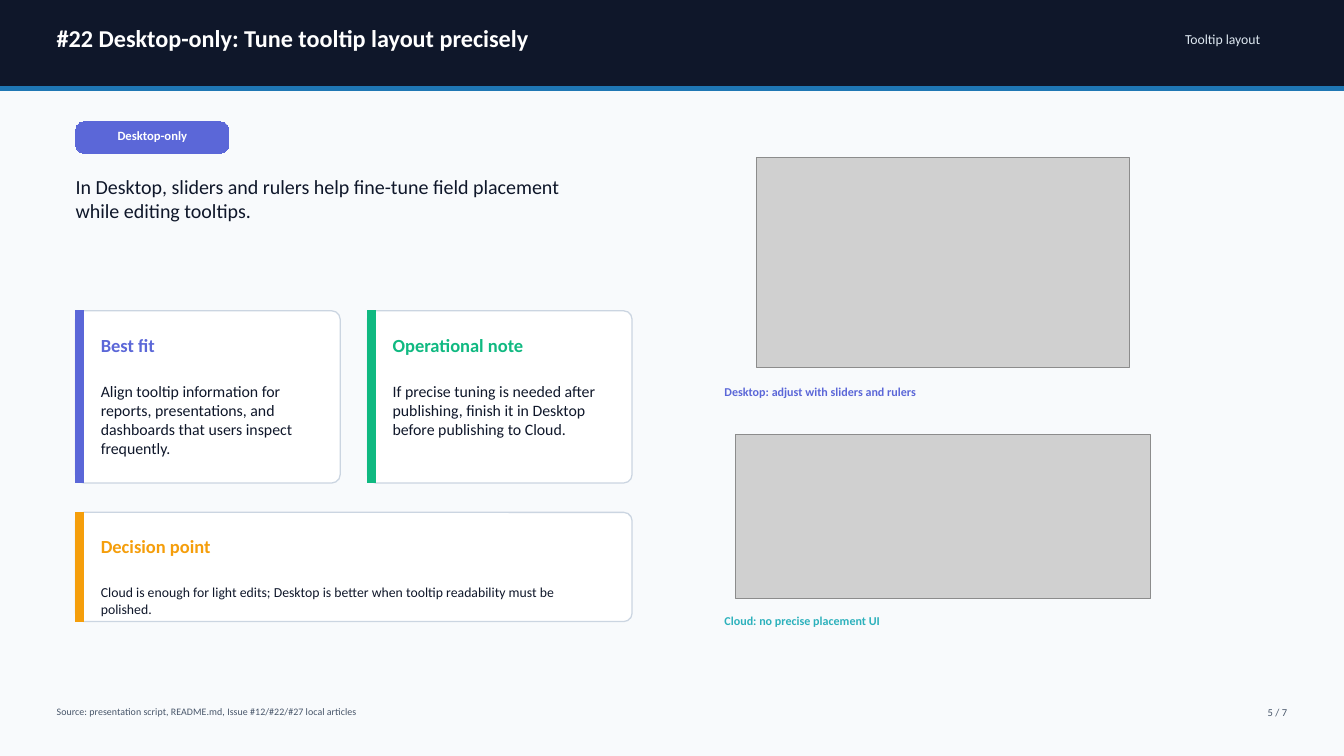
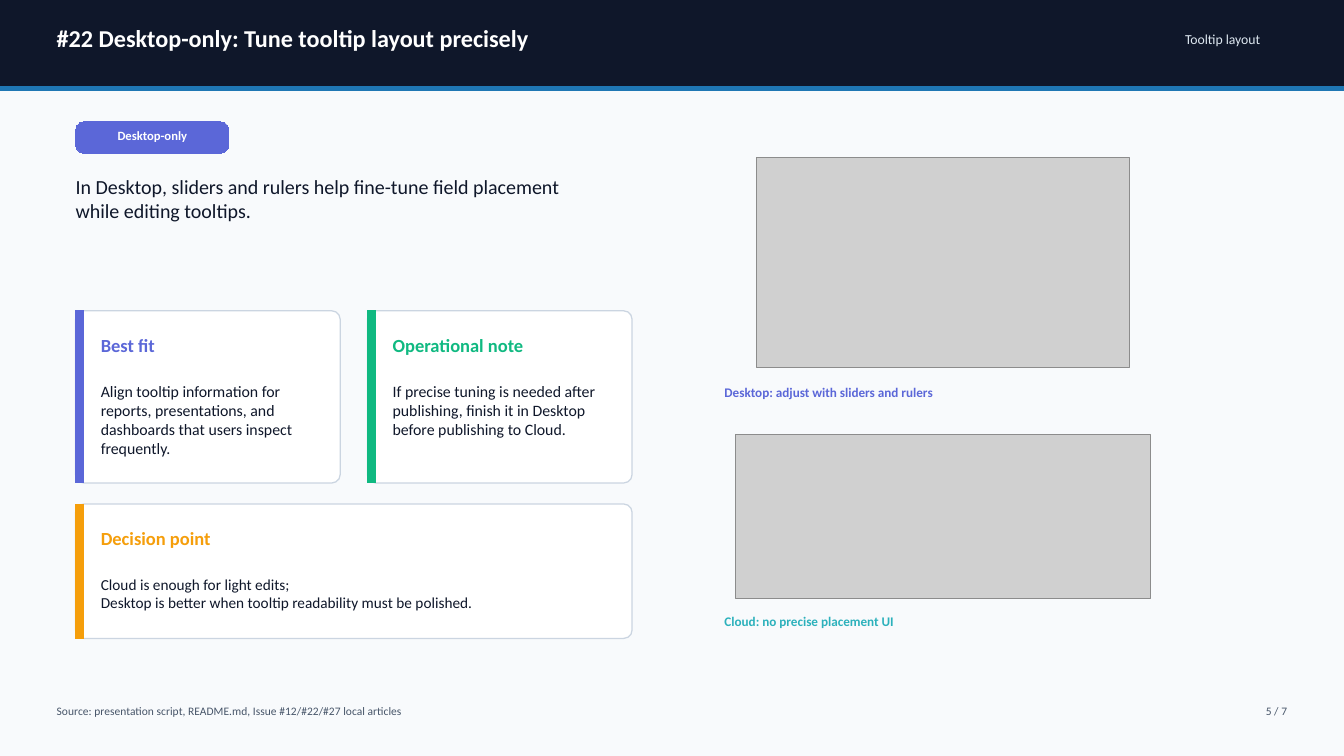
Before and after one commit to mickitty0511/tableau-feature-parity, a slide deck: slide 5 of docs/tech-posts/post/tableau-cloud-vs-desktop-feature-diff-summary-en.pptx. Drawn at 1344x756 pixels with LibreOffice and Linux fonts; fonts in the diff are those of the drawing; grey boxes stand for pictures. Boxes give left, top, right and bottom in pixels: in the first picture for what was removed or moved away, otherwise in the second. Text is boxed around its words. In the diff, an @@ line names an element or a change of style, - is before the commit and + after.

Commit message:
docs: improve presentation text readability

```diff
--- a/docs/tech-posts/post/tableau-cloud-vs-desktop-feature-diff-summary-en.pptx
+++ b/docs/tech-posts/post/tableau-cloud-vs-desktop-feature-diff-summary-en.pptx
@@ text "Desktop: adjust with sliders and ..." at (x1=724, y1=388, x2=932, y2=399): size 8.6 to 9.4 pt @@
@@ rounded rectangle resized from (x1=76, y1=512, x2=632, y2=621) to (x1=76, y1=504, x2=632, y2=638) @@
@@ rounded rectangle at (x1=76, y1=504, x2=632, y2=638): proportions changed @@
@@ rectangle resized from (x1=76, y1=512, x2=84, y2=621) to (x1=76, y1=504, x2=84, y2=638) @@
@@ text "Decision point" moved from (x1=101, y1=540, x2=211, y2=556) to (x1=101, y1=532, x2=211, y2=548) @@
@@ text at (x1=101, y1=579, x2=472, y2=611): text changed; size 9.8 to 10.9 pt @@
-Cloud is enough for light edits; Desktop is better when tooltip readability must be polished.
+Cloud is enough for light edits;
+Desktop is better when tooltip readability must be polished.
@@ text "Cloud: no precise placement UI" at (x1=724, y1=616, x2=894, y2=628): size 8.6 to 9.4 pt @@
@@ text "Source: presentation script, README.md, Issue ..." at (x1=57, y1=707, x2=402, y2=717): size 7.1 to 8.2 pt @@
@@ text "5 / 7" at (x1=1266, y1=707, x2=1287, y2=715): size 7.5 to 8.2 pt @@
```
Also in this commit, not shown: 6 other slides changed, 4 other files.
